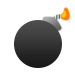
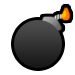
The second w=75, h=75 image is a revision of the first. Changes to its layers:
painted on "Layer 1" over [left=14, top=6, right=71, bottom=68]
removed layer "Layer 2" over [left=40, top=16, right=63, bottom=32]
removed layer "Layer 4" over [left=59, top=6, right=71, bottom=21]
removed layer "Layer 3" over [left=51, top=13, right=66, bottom=24]
